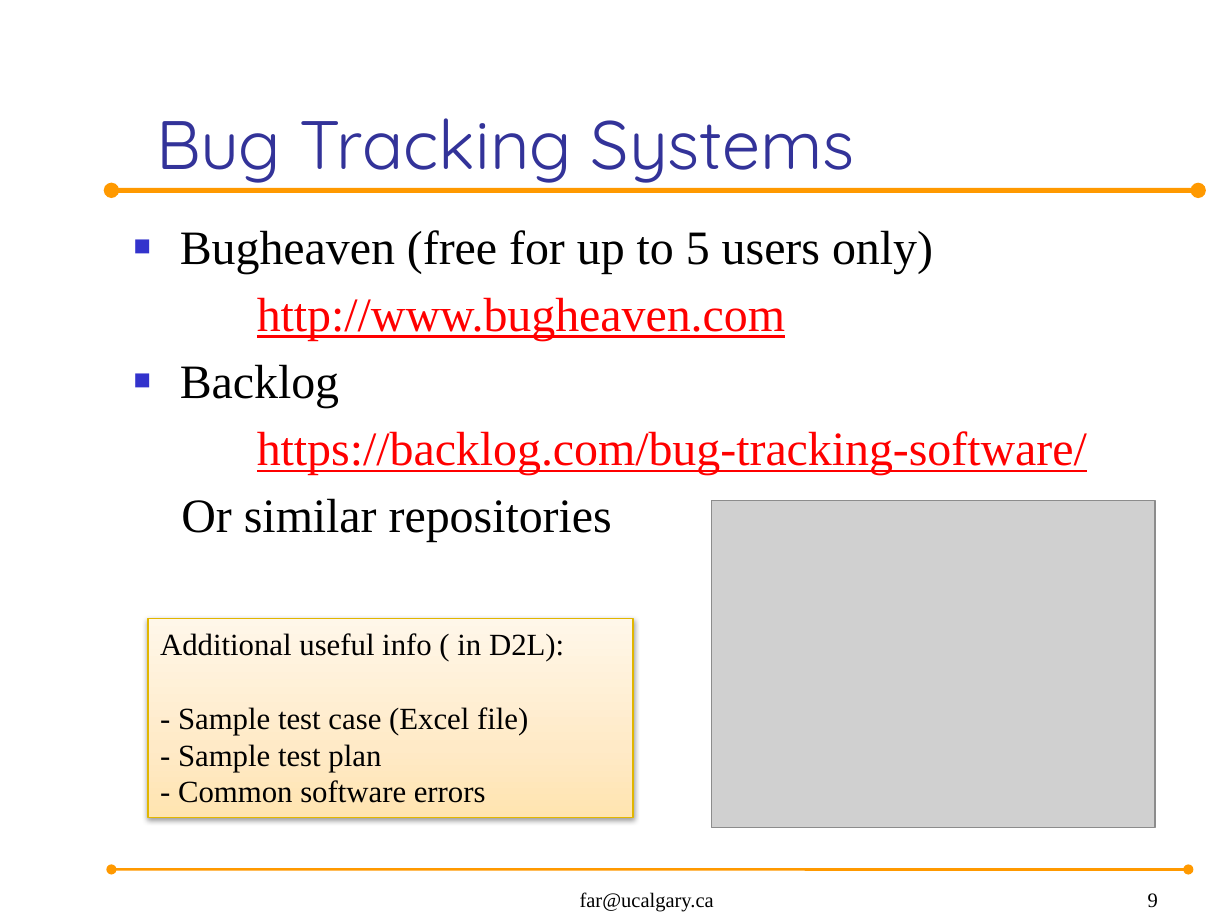
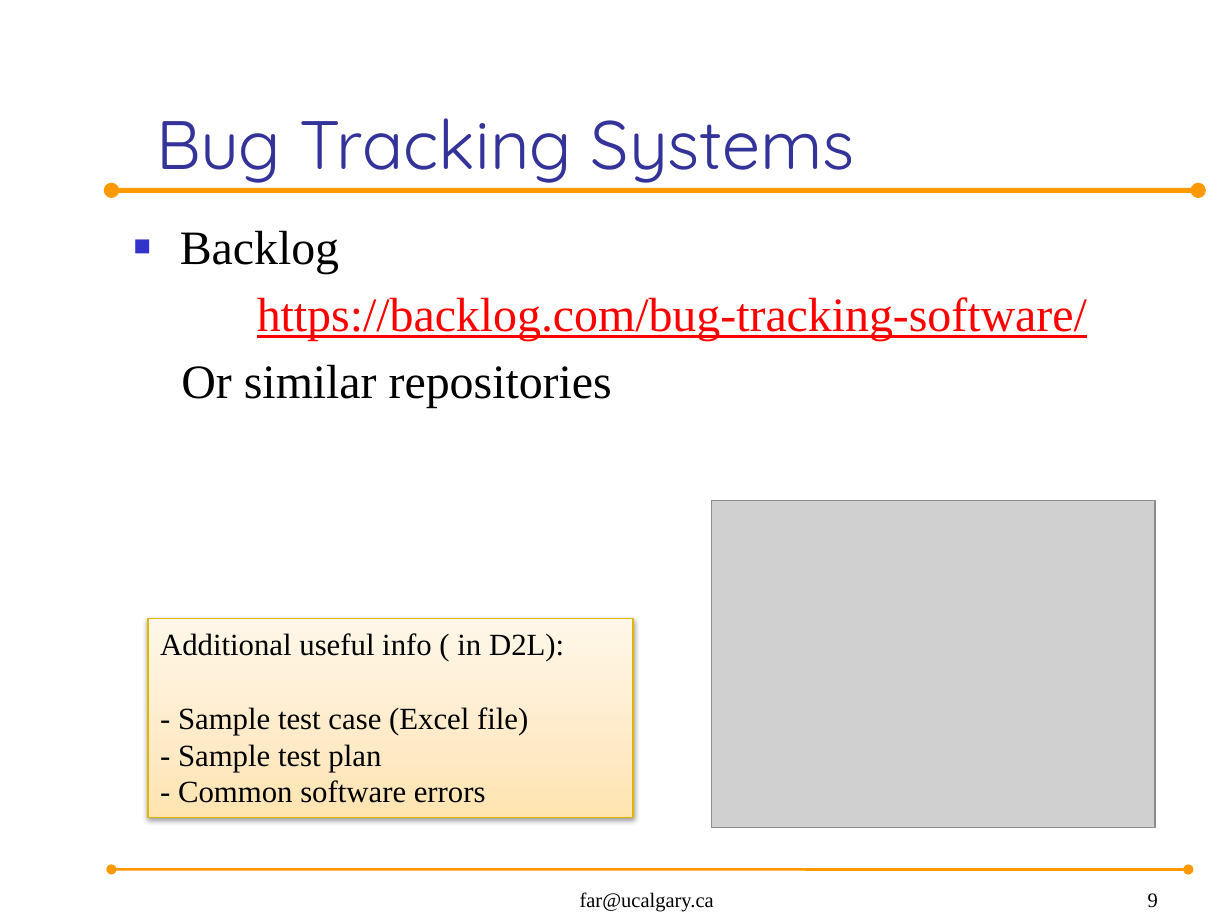
Before and after one commit to evanc38/SENG438-Assignment1, a slide deck: slide 9 of seng438-assignment-1-.pptx. Drawn at 1232x924 pixels with LibreOffice and Linux fonts; fonts in the diff are those of the drawing; grey boxes stand for pictures; background and template pictures are left out. Boxes give left, top, right and bottom in pixels: in the first picture for what was removed or moved away, otherwise in the second. Text is boxed around its words. In the diff, an @@ line names an element or a change of style, - is before the commit and + after.

```diff
--- a/seng438-assignment-1-.pptx
+++ b/seng438-assignment-1-.pptx
@@ text at (180,230,933,341): paragraphs removed @@
-■ Bugheaven (free for up to 5 users only)
-http://www.bugheaven.com
```
Also in this commit, not shown: 4 other files.
